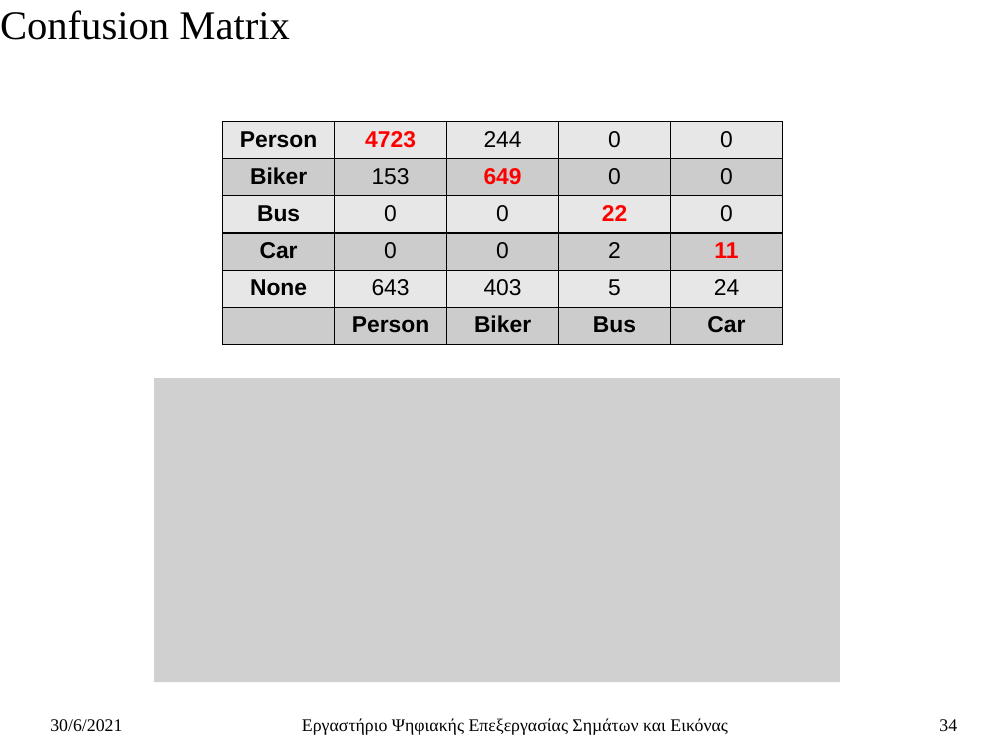
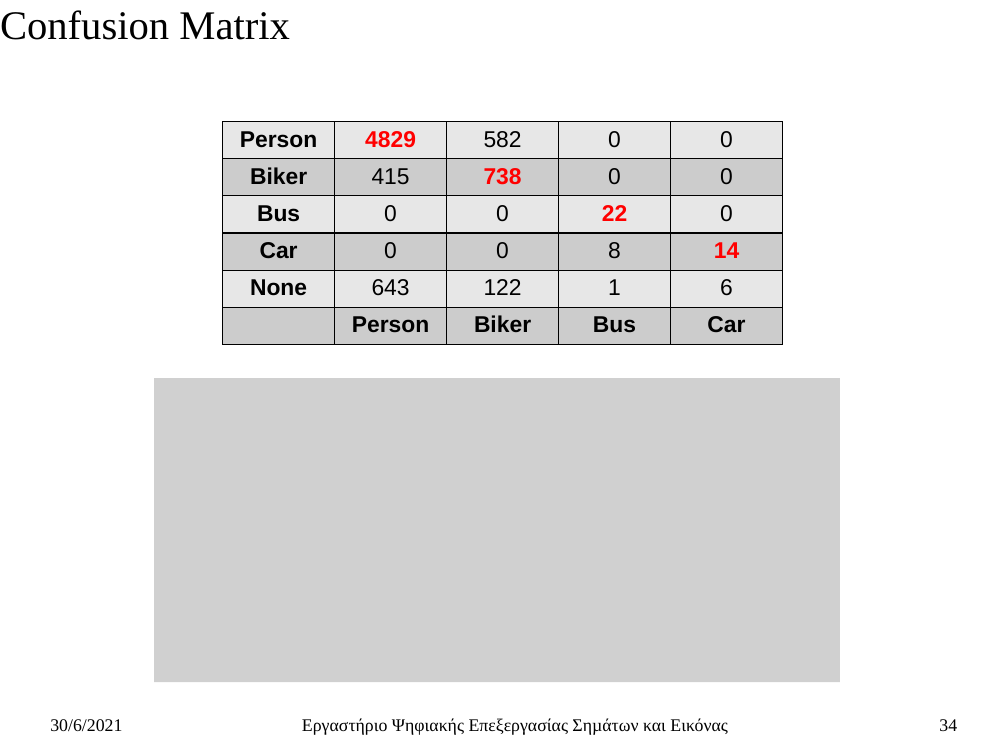
Before and after one commit to ChristosTrimas/ai-detection-systems, a slide deck: slide 34 of thesis/thesis_so_far_presentation_v_0_3.pptx. Drawn at 1008x756 pixels with LibreOffice and Linux fonts; fonts in the diff are those of the drawing; grey boxes stand for pictures. Boxes give left, top, right and bottom in pixels: in the first picture for what was removed or moved away, otherwise in the second. Text is boxed around its words. In the diff, an @@ line names an element or a change of style, - is before the commit and + after.

```diff
--- a/thesis/thesis_so_far_presentation_v_0_3.pptx
+++ b/thesis/thesis_so_far_presentation_v_0_3.pptx
@@ table at [222,122,780,344] @@
-row 1, column 2: 4723
+row 1, column 2: 4829
-row 1, column 3: 244
+row 1, column 3: 582
-row 2, column 2: 153
+row 2, column 2: 415
-row 2, column 3: 649
+row 2, column 3: 738
-row 4, column 4: 2
+row 4, column 4: 8
-row 4, column 5: 11
+row 4, column 5: 14
-row 5: None | 643 | 403 | 5 | 24
+row 5: None | 643 | 122 | 1 | 6
```
Also in this commit, not shown: 2 other slides changed.
